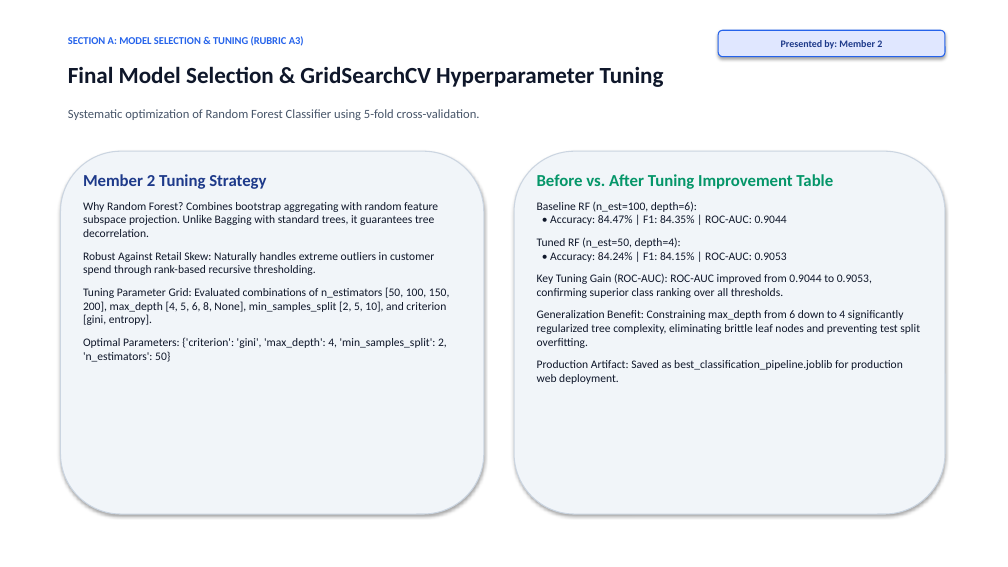
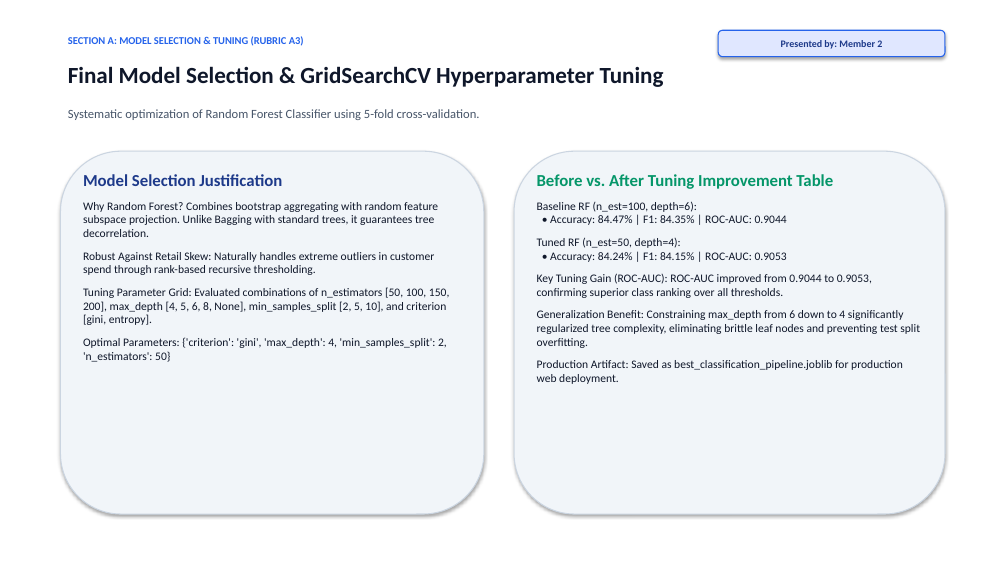
Before and after one commit to shiv095/ML_Capstone, a slide deck: slide 9 of Review_2_Presentation_Team.pptx. Drawn at 1008x567 pixels with LibreOffice and Linux fonts; fonts in the diff are those of the drawing. Boxes give left, top, right and bottom in pixels: in the first picture for what was removed or moved away, otherwise in the second. Text is boxed around its words. In the diff, an @@ line names an element or a change of style, - is before the commit and + after.

```diff
--- a/Review_2_Presentation_Team.pptx
+++ b/Review_2_Presentation_Team.pptx
@@ text at (83,174,282,186): text changed @@
-Member 2 Tuning Strategy
+Model Selection Justification
```
Also in this commit, not shown: 7 other slides changed, 3 slides removed.
